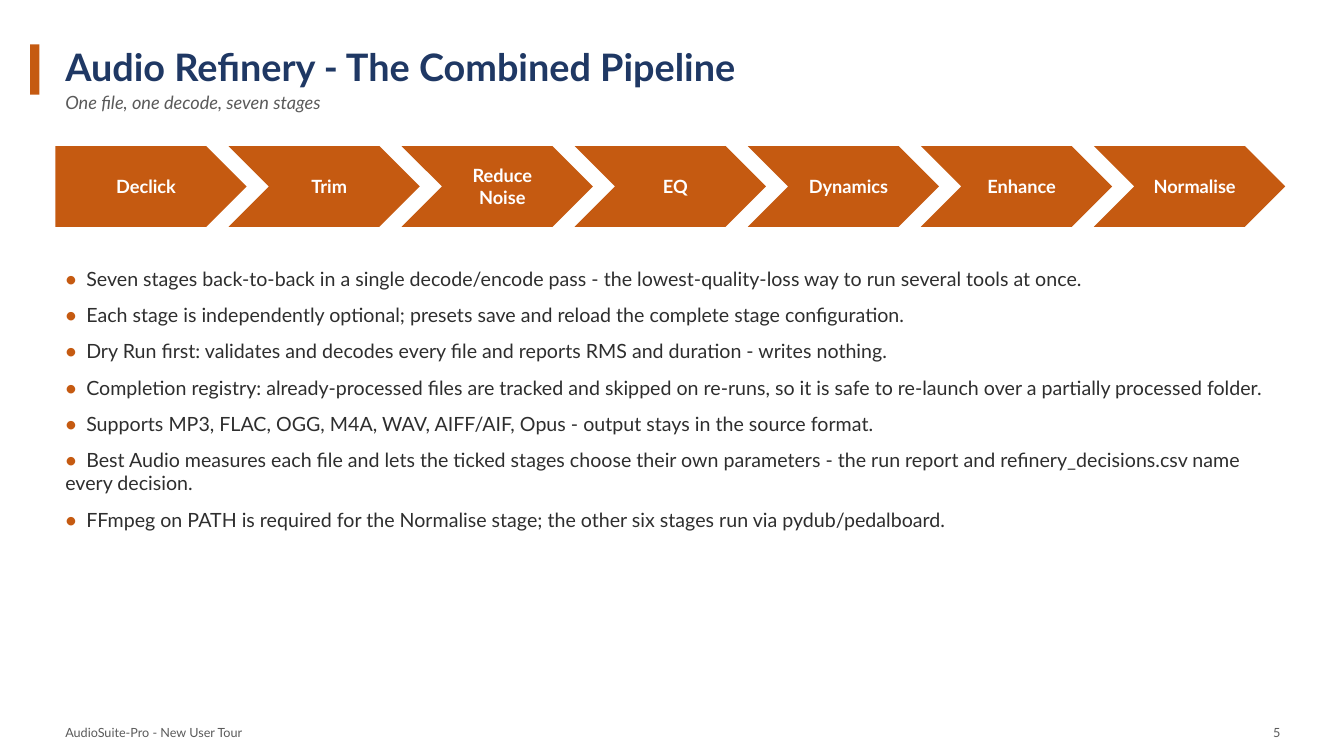
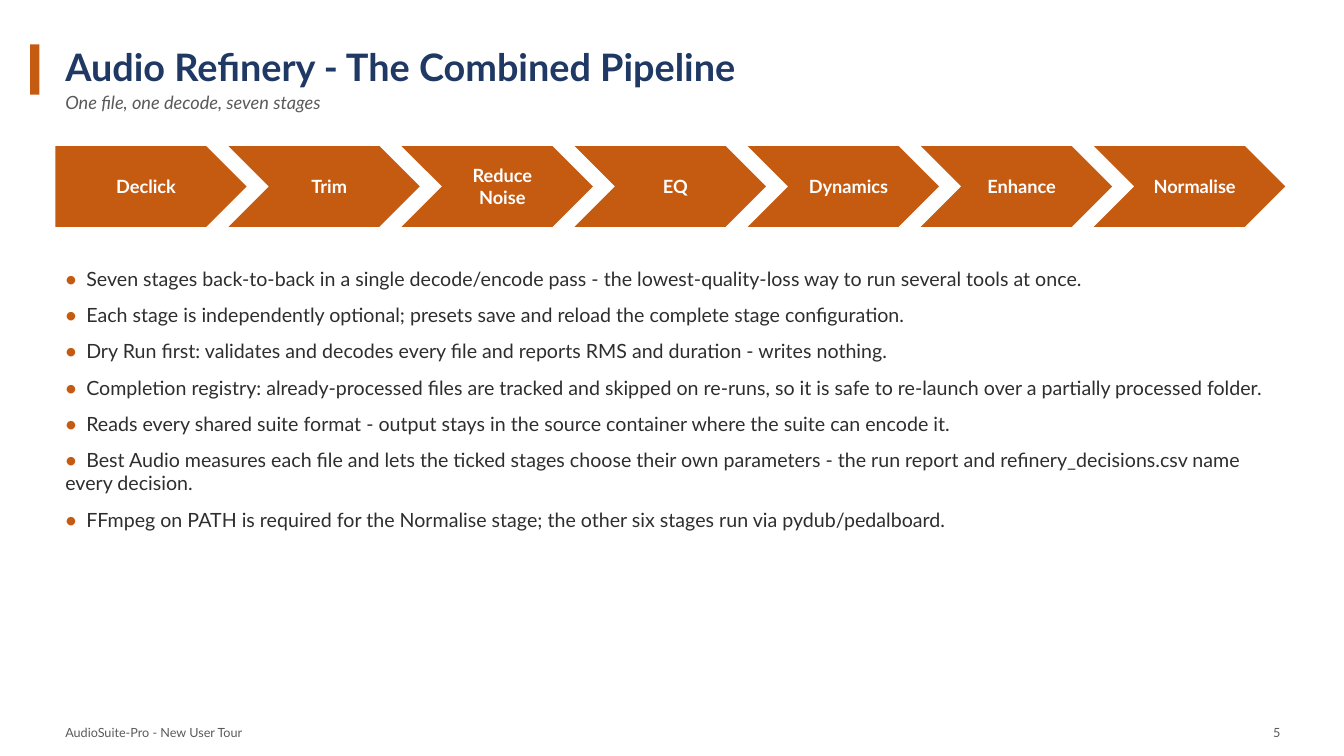
Before and after one commit to wilte01/AudioSuite-Pro, a slide deck: slide 6 of documentation/user_guides/suite_overview/AudioSuite-Pro_New_User_Presentation.pptx. Drawn at 1344x756 pixels with LibreOffice and Linux fonts; fonts in the diff are those of the drawing. Boxes give left, top, right and bottom in pixels: in the first picture for what was removed or moved away, otherwise in the second. Text is boxed around its words. In the diff, an @@ line names an element or a change of style, - is before the commit and + after.

```diff
--- a/documentation/user_guides/suite_overview/AudioSuite-Pro_New_User_Presentation.pptx
+++ b/documentation/user_guides/suite_overview/AudioSuite-Pro_New_User_Presentation.pptx
@@ text at [86,416,949,435]: text changed @@
-• Supports MP3, FLAC, OGG, M4A, WAV, AIFF/AIF, Opus - output stays in the source format.
+• Reads every shared suite format - output stays in the source container where the suite can encode it.
```
Also in this commit, not shown: 5 other slides changed, 10 other files.
